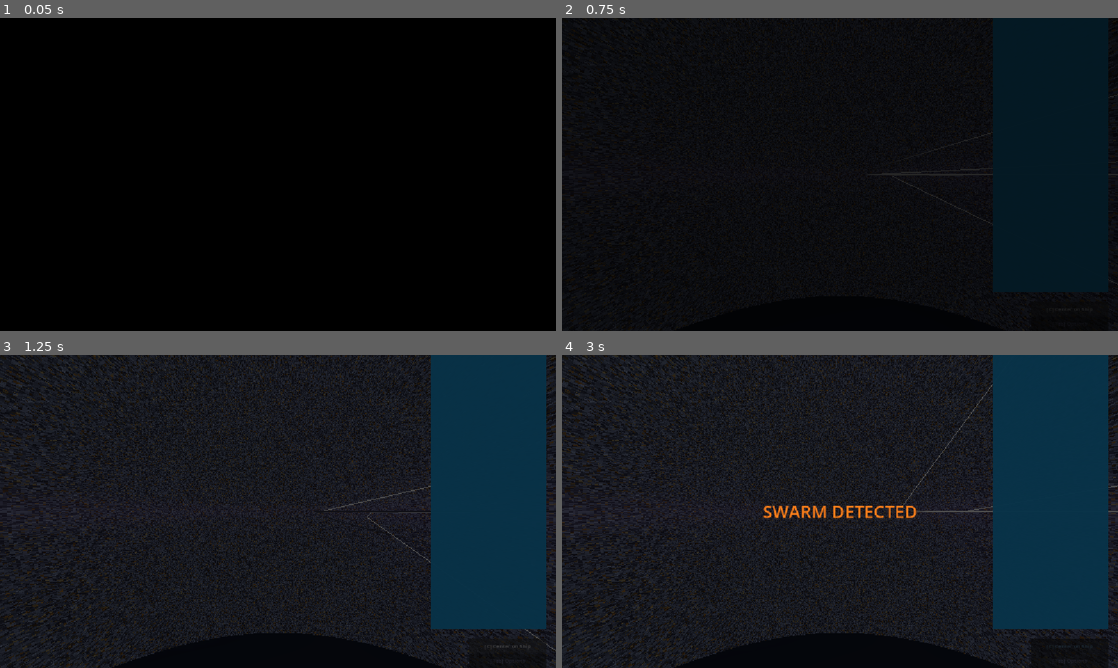
Above: before the commit, frames 1-4 (two rows, left to right).
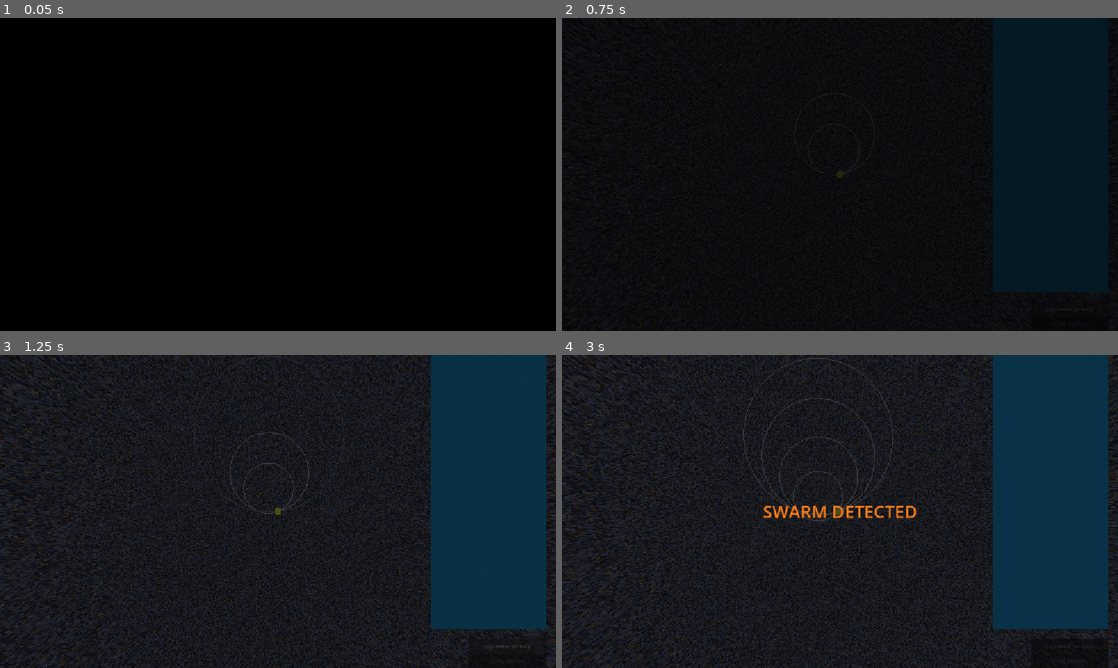
Above: after the commit, the same moments.

Repository: techmore/swarndefense
Game: Godot game, scene res://scenes/core/world.tscn
The game is run twice, just before and just after one commit, with the same random seed, the same clock (stepped at 60 frames per second) and the same inputs. This scene is started directly instead of the project's main scene.
Inputs (mouse positions are in pixels of both pictures, inside the frame that each line leads up to):
- Up to frame 1 (0.05 s): no input
- Up to frame 2 (0.75 s): click "[C] Center on Ship" at 0.5 s
- Up to frame 3 (1.25 s): no input
- Up to frame 4 (3 s): tap Enter at 1.25 s; move the mouse to (962, 495) at 1.27 s; hold D (move_right) 1.28-2 s; hold Space (boost) 1.28-2 s; click (962, 495) at 1.42 s; drag from (728, 527) to (812, 574) at 2.02 s; move the mouse to (895, 442) at 2.77 s; hold D (move_right) from 2.78 s (still down); hold F (interact) from 2.78 s (still down)

Frame 1 is identical in both runs. In frame 2, 0.2% of the frame differs, in the area x 0-100%, y 20-100%; in frame 3, 13%; in frame 4, 14%, in the area x 0-100%, y 0-100%.

Commit message:
fix: Tween.callback -> tween_callback, camera defaults to Earth not sun

Diff:
--- a/swarm-defense/scripts/systems/camera_manager.gd
+++ b/swarm-defense/scripts/systems/camera_manager.gd
@@ -3,12 +3,12 @@
 enum ZoomLevel { SYSTEM, PLANETARY, SURFACE }
 
 var current_zoom: ZoomLevel = ZoomLevel.SYSTEM
-var _follow_target: Vector3 = Vector3.ZERO
+var _follow_target: Vector3 = Vector3(400, 0, 0)
 var _pan_offset: Vector3 = Vector3.ZERO
-target_position: Vector3 = Vector3.ZERO
-zoom_distance: float = 1200.0
-_rotation_h: float = 0.0
-_rotation_v: float = -1.42
+var target_position: Vector3 = Vector3(400, 0, 0)
+var zoom_distance: float = 500.0
+var _rotation_h: float = -0.3
+var _rotation_v: float = -0.5
 
 @export var system_distance: float = 1500.0
 @export var planetary_distance: float = 100.0
@@ -131,7 +131,7 @@
 	tw.tween_method(_set_zoom_distance, zoom_distance, distance, duration).set_ease(Tween.EASE_IN_OUT).set_trans(Tween.TRANS_SINE)
 	_follow_target = target
 	tw.tween_property(self, "target_position", target, duration).set_ease(Tween.EASE_IN_OUT).set_trans(Tween.TRANS_SINE)
-	tw.chain().callback(_update_zoom_level)
+	tw.chain().tween_callback(_update_zoom_level)
 
 ## Smoothly pan follow target without changing zoom.
 func smooth_follow_to(target: Vector3, duration: float = 1.5) -> void:
